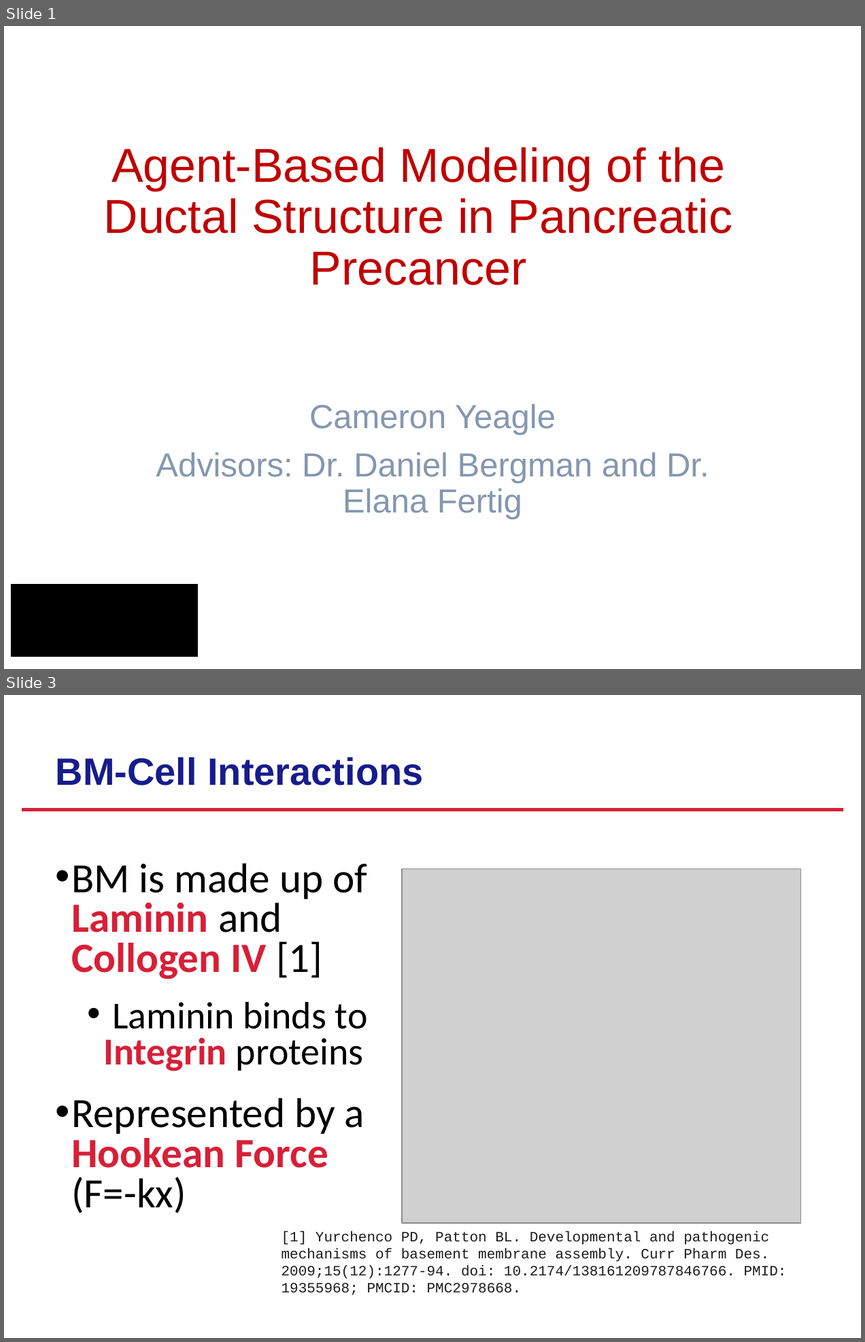
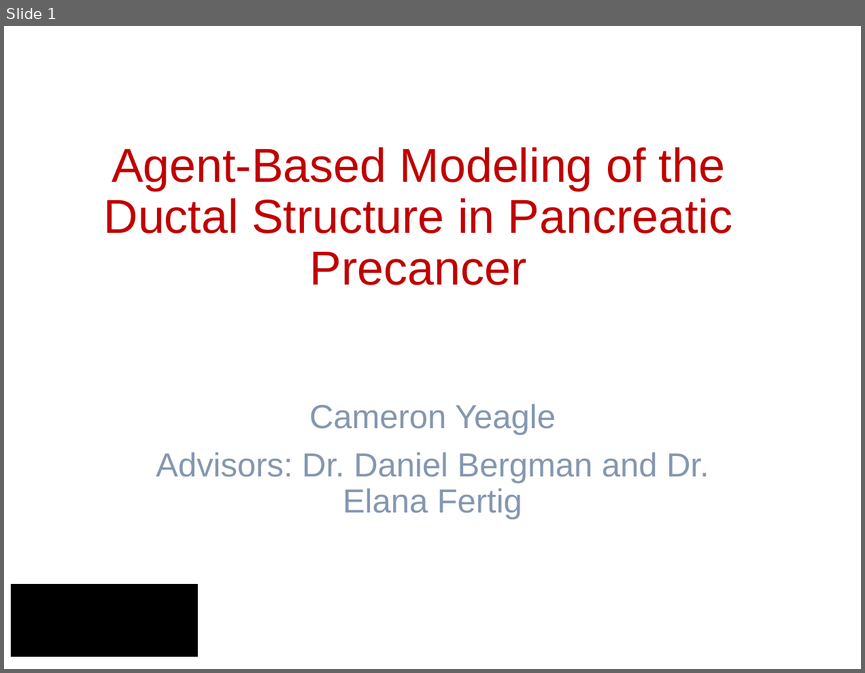
Before and after one commit to yeaglec/Pancreatic-Duct-Project, a slide deck: Presentation/Project_Update_(8-12).pptx. Shown one above the other, each under a label of ours: slides 1 and 3 before the commit, slide 1 after it; the slides between them are not shown. The pictures are 865x1342 and 865x673 pixels, drawn with LibreOffice and Linux fonts; fonts in the diff are those of the drawing; grey boxes stand for pictures; background and template pictures are left out. Boxes give left, top, right and bottom in pixels: in the first picture for what was removed or moved away, otherwise in the second. Text is boxed around its words. In the diff, an @@ line names an element or a change of style, - is before the commit and + after.

```diff
--- a/Presentation/Project_Update_(8-12).pptx
+++ b/Presentation/Project_Update_(8-12).pptx
@@ slide 3 removed at (4, 695, 861, 1338), background picture (left out) @@
@@ title removed at (56, 757, 423, 785) @@
-BM-Cell Interactions
@@ line removed from (22, 810) to (843, 810) @@
@@ text removed at (71, 863, 368, 1213) @@
-• BM is made up of Laminin and Collogen IV [1]
-  • Laminin binds to Integrin proteins
-• Represented by a Hookean Force (F=-kx)
@@ picture removed at (402, 869, 800, 1223) @@
@@ text removed at (281, 1231, 787, 1295) @@
-[1] Yurchenco PD, Patton BL. Developmental and pathogenic mechanisms of basement membrane assembly. Curr Pharm Des. 2009;15(12):1277-94. doi: 10.2174/138161209787846766. PMID: 19355968; PMCID: PMC2978668.
```
Also in this commit, not shown: 3 slides added, 6 other slides removed, 47 other files.
